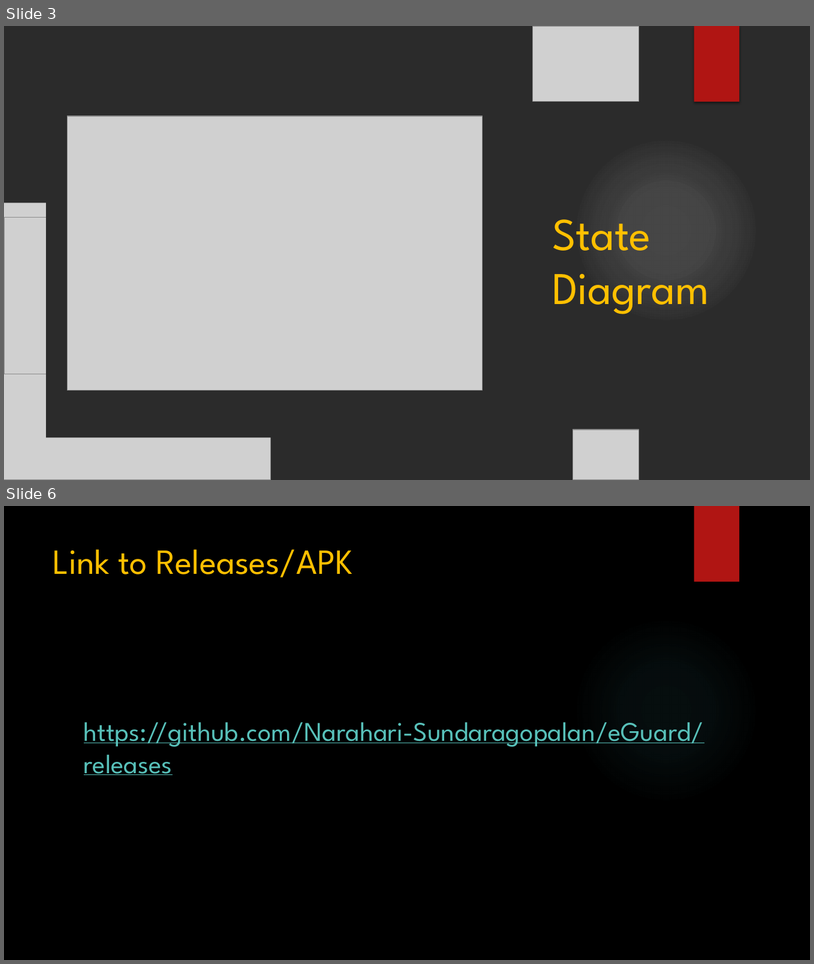
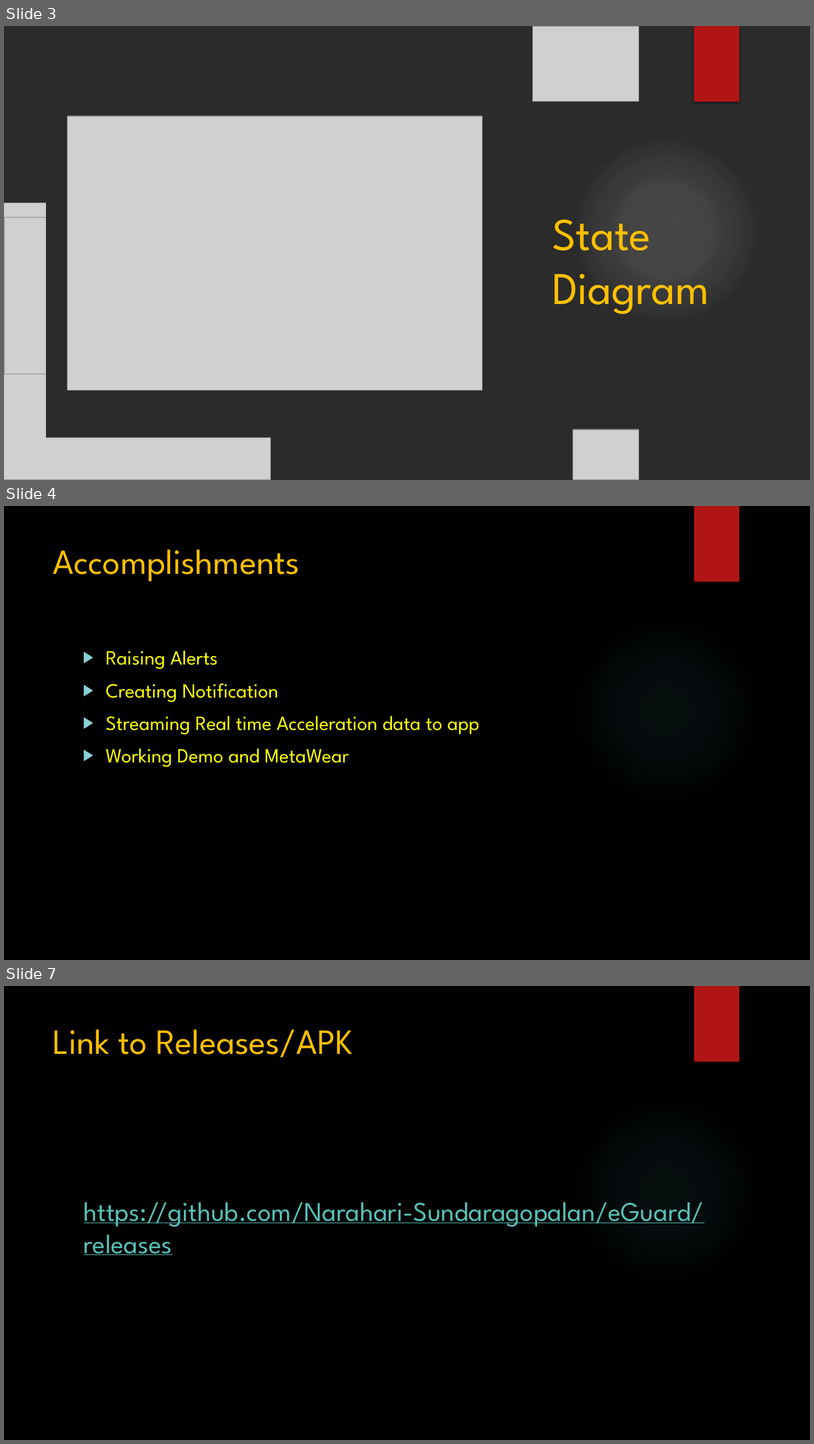
Before and after one commit to Narahari-Sundaragopalan/eGuard, a slide deck: docs/Milestone-3.pptx. Shown one above the other, each under a label of ours: slides 3 and 6 before the commit, slides 3, 4 and 7 after it; the slides between them are not shown. The pictures are 814x964 and 814x1444 pixels, drawn with LibreOffice and Linux fonts; fonts in the diff are those of the drawing; grey boxes stand for pictures; background and template pictures are left out; a plain dark background stands for a picture behind light text. Boxes give left, top, right and bottom in pixels: in the first picture for what was removed or moved away, otherwise in the second. Text is boxed around its words. In the diff, an @@ line names an element or a change of style, - is before the commit and + after.

```diff
--- a/docs/Milestone-3.pptx
+++ b/docs/Milestone-3.pptx
@@ slide 4 added at <box>4,506,810,960</box>, background picture (left out); not listed: 2 template elements that a slide beside it also shows @@
@@ title added at <box>53,549,300,582</box>, 42 pt, text #FFC000 @@
+Accomplishments
@@ text added at <box>106,651,479,767</box>, 24 pt, text #FFFF00 @@
+▶ Raising Alerts
+▶ Creating Notification
+▶ Streaming Real time Acceleration data to app
+▶ Working Demo and MetaWear
@@ what was slide 6 is now slide 7 @@
```
Also in this commit, not shown: 3 slides changed, 3 other files.
